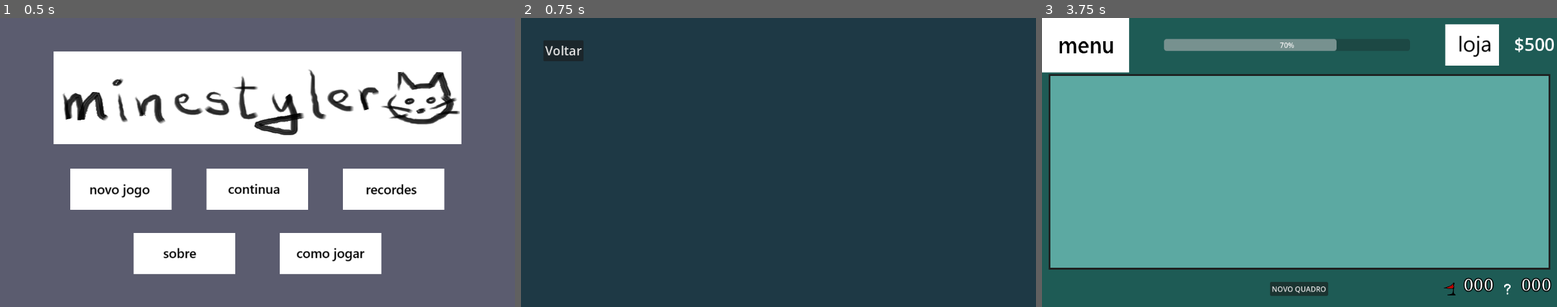
Above: before the commit, frames 1-3 (left to right).
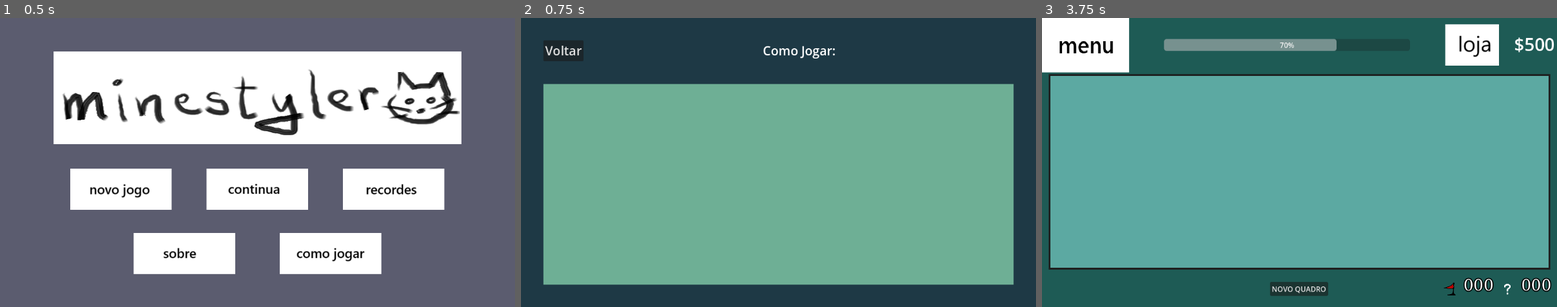
Above: after the commit, the same moments.

Repository: yuris2024/minesweeper
Game: Godot game, scene res://menu.tscn
Two runs of this game, one before a commit and one after it. Both use one fixed random seed, a clock stepped at 60 frames per second and the inputs below.
Inputs (mouse positions are in pixels of both pictures, inside the frame that each line leads up to):
- Up to frame 1 (0.5 s): no input
- Up to frame 2 (0.75 s): click (850, 252) at 0.5 s
- Up to frame 3 (3.75 s): click "Voltar" at 1.25 s; click (1371, 252) at 2 s; click "Voltar" at 2.75 s; click (1160, 188) at 3.5 s

Frame 1 is identical in both runs. In frame 2, 64% of the frame differs, in the area x 4-96%, y 9-93%; in frame 3, nothing differs.

Commit message:
Structure how to play screen

Diff:
--- a/HowToPlay.tscn
+++ b/HowToPlay.tscn
@@ -1,6 +1,7 @@
-[gd_scene load_steps=3 format=3 uid="uid://pr7asajaun7"]
+[gd_scene load_steps=4 format=3 uid="uid://pr7asajaun7"]
 
 [ext_resource type="Script" path="res://how_to_play.gd" id="1_w78ic"]
+[ext_resource type="Texture2D" uid="uid://loutbfaamjue" path="res://art/skin_default/cell_bg.png" id="2_3103f"]
 
 [sub_resource type="StyleBoxFlat" id="StyleBoxFlat_g4ie0"]
 bg_color = Color(0.118442, 0.224508, 0.270694, 1)
@@ -20,13 +21,51 @@
 offset_bottom = 648.0
 theme_override_styles/panel = SubResource("StyleBoxFlat_g4ie0")
 
-[node name="Voltar" type="Button" parent="Panel"]
-layout_mode = 0
-offset_left = 50.0
-offset_top = 50.0
-offset_right = 73.0
-offset_bottom = 58.0
+[node name="MarginContainer" type="MarginContainer" parent="Panel"]
+layout_mode = 1
+anchors_preset = 10
+anchor_right = 1.0
+offset_bottom = 97.0
+grow_horizontal = 2
+theme_override_constants/margin_left = 50
+theme_override_constants/margin_top = 50
+theme_override_constants/margin_right = 50
+
+[node name="HBoxContainer" type="HBoxContainer" parent="Panel/MarginContainer"]
+layout_mode = 2
+
+[node name="Voltar" type="Button" parent="Panel/MarginContainer/HBoxContainer"]
+layout_mode = 2
+size_flags_horizontal = 0
 theme_override_font_sizes/font_size = 28
 text = "Voltar"
 
-[connection signal="pressed" from="Panel/Voltar" to="." method="_on_voltar_pressed"]
+[node name="Label" type="Label" parent="Panel/MarginContainer/HBoxContainer"]
+layout_mode = 2
+size_flags_horizontal = 3
+theme_override_font_sizes/font_size = 28
+text = "Como Jogar:"
+horizontal_alignment = 1
+vertical_alignment = 1
+
+[node name="MarginContainer2" type="MarginContainer" parent="Panel"]
+layout_mode = 1
+anchors_preset = 12
+anchor_top = 1.0
+anchor_right = 1.0
+anchor_bottom = 1.0
+offset_top = -550.0
+grow_horizontal = 2
+grow_vertical = 0
+theme_override_constants/margin_left = 50
+theme_override_constants/margin_top = 50
+theme_override_constants/margin_right = 50
+theme_override_constants/margin_bottom = 50
+
+[node name="TextureRect" type="TextureRect" parent="Panel/MarginContainer2"]
+custom_minimum_size = Vector2(500, 450)
+layout_mode = 2
+texture = ExtResource("2_3103f")
+expand_mode = 2
+
+[connection signal="pressed" from="Panel/MarginContainer/HBoxContainer/Voltar" to="." method="_on_voltar_pressed"]
